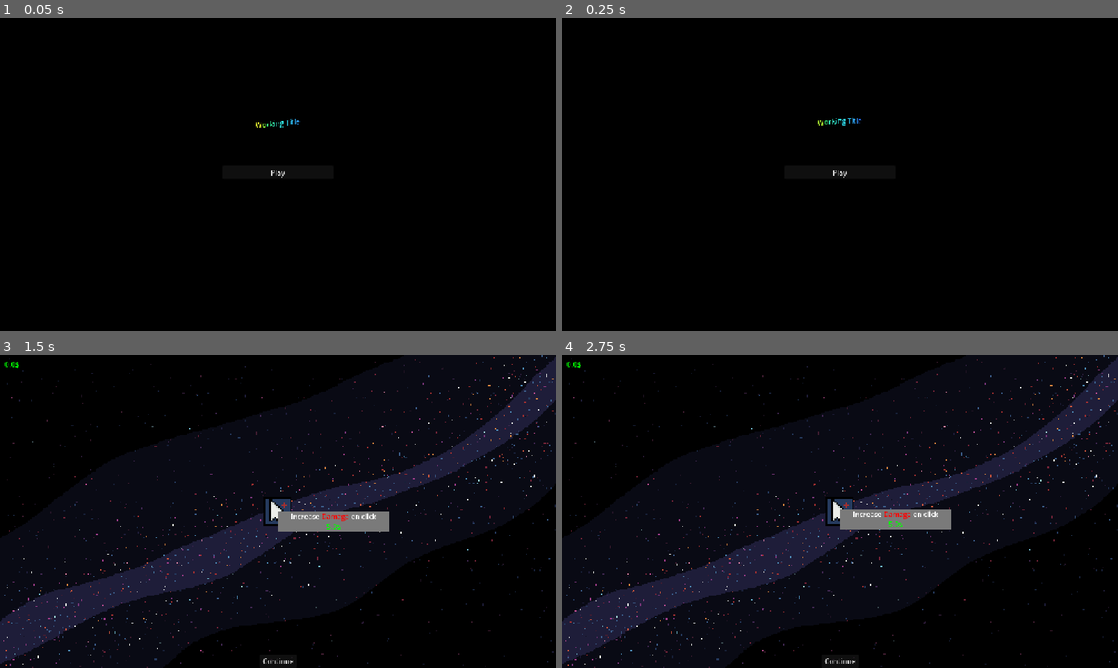
Above: before the commit, frames 1-4 (two rows, left to right).
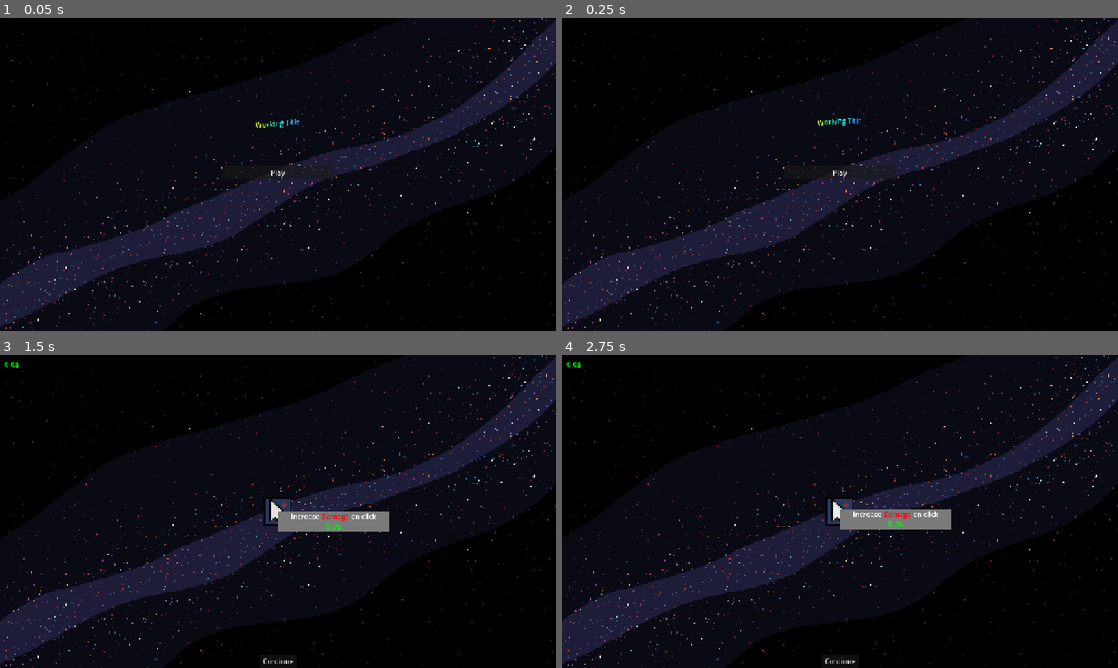
Above: after the commit, the same moments.

Repository: wespd/ball-fighter
Game: Godot game, scene res://Scenes/main_menu.tscn
Two runs of this game, one before a commit and one after it. Both use one fixed random seed, a clock stepped at 60 frames per second and the inputs below.
Inputs (mouse positions are in pixels of both pictures, inside the frame that each line leads up to):
- Up to frame 1 (0.05 s): no input
- Up to frame 2 (0.25 s): no input
- Up to frame 3 (1.5 s): click "Play" at 0.5 s; click (278, 511) at 1.25 s
- Up to frame 4 (2.75 s): click "Play" at 2 s

The runs differ from the first frame. In frame 1, 12% of the frame differs, in the area x 0-100%, y 0-100%; in frame 2, 12%; in frame 3, less than 0.1%; in frame 4, nothing differs.

Commit message:
MORE AUDIO

Diff:
--- a/Scenes/enemy_death.tscn
+++ b/Scenes/enemy_death.tscn
@@ -2,6 +2,7 @@
 
 [ext_resource type="Texture2D" uid="uid://dhf76eda4dvro" path="res://Sprites/Ball_death_animation.png" id="1_x1jjj"]
 [ext_resource type="Script" uid="uid://c44awxukjkiuq" path="res://Scripts/player_death.gd" id="2_kg0ev"]
+[ext_resource type="AudioStream" uid="uid://c484pc0hd6c25" path="res://sfx/Death.wav" id="3_jlttn"]
 
 [sub_resource type="AtlasTexture" id="AtlasTexture_kg0ev"]
 atlas = ExtResource("1_x1jjj")
@@ -102,3 +103,7 @@
 frame = 11
 frame_progress = 1.0
 script = ExtResource("2_kg0ev")
+
+[node name="AudioStreamPlayer" type="AudioStreamPlayer" parent="." unique_id=1793666811]
+stream = ExtResource("3_jlttn")
+autoplay = true
--- a/Scenes/main_menu.tscn
+++ b/Scenes/main_menu.tscn
@@ -1,17 +1,11 @@
 [gd_scene format=3 uid="uid://bt1apyetmb8t4"]
 
 [ext_resource type="Script" uid="uid://cermkwjth8tnn" path="res://Scripts/main_menu.gd" id="1_28flt"]
+[ext_resource type="Texture2D" uid="uid://bwngmxtvl01s2" path="res://Sprites/Background_static.png" id="2_1ehe0"]
+[ext_resource type="AudioStream" uid="uid://c0x52pq83dcxr" path="res://sfx/Click.wav" id="3_ce3w2"]
 
 [node name="MainMenu" type="CanvasLayer" unique_id=261460060]
 script = ExtResource("1_28flt")
-
-[node name="ColorRect" type="ColorRect" parent="." unique_id=492817327]
-anchors_preset = 15
-anchor_right = 1.0
-anchor_bottom = 1.0
-grow_horizontal = 2
-grow_vertical = 2
-color = Color(0, 0, 0, 1)
 
 [node name="VBoxContainer" type="VBoxContainer" parent="." unique_id=132902323]
 anchors_preset = -1
@@ -36,3 +30,17 @@
 [node name="Button" type="Button" parent="VBoxContainer" unique_id=1742522436]
 layout_mode = 2
 text = "Play"
+
+[node name="Background" type="TextureRect" parent="." unique_id=1271381345]
+z_index = -1
+z_as_relative = false
+anchors_preset = 15
+anchor_right = 1.0
+anchor_bottom = 1.0
+grow_horizontal = 2
+grow_vertical = 2
+mouse_filter = 2
+texture = ExtResource("2_1ehe0")
+
+[node name="AudioStreamPlayer" type="AudioStreamPlayer" parent="." unique_id=1374909065]
+stream = ExtResource("3_ce3w2")
--- a/Scenes/player_death.tscn
+++ b/Scenes/player_death.tscn
@@ -2,6 +2,7 @@
 
 [ext_resource type="Texture2D" uid="uid://dhf76eda4dvro" path="res://Sprites/Ball_death_animation.png" id="1_cb3vf"]
 [ext_resource type="Script" uid="uid://c44awxukjkiuq" path="res://Scripts/player_death.gd" id="2_t3bym"]
+[ext_resource type="AudioStream" uid="uid://283yoaxnte8m" path="res://sfx/Death1.wav" id="3_udbln"]
 
 [sub_resource type="AtlasTexture" id="AtlasTexture_t3bym"]
 atlas = ExtResource("1_cb3vf")
@@ -102,3 +103,7 @@
 frame = 11
 frame_progress = 1.0
 script = ExtResource("2_t3bym")
+
+[node name="AudioStreamPlayer" type="AudioStreamPlayer" parent="." unique_id=1437635984]
+stream = ExtResource("3_udbln")
+autoplay = true
--- a/Scenes/round_over_box.tscn
+++ b/Scenes/round_over_box.tscn
@@ -2,6 +2,7 @@
 
 [ext_resource type="Script" uid="uid://dxjx8f2un6x6u" path="res://Scripts/round_over_box.gd" id="1_wmeji"]
 [ext_resource type="Texture2D" uid="uid://bwngmxtvl01s2" path="res://Sprites/Background_static.png" id="2_8lxrr"]
+[ext_resource type="AudioStream" uid="uid://c0x52pq83dcxr" path="res://sfx/Click.wav" id="3_ypr55"]
 
 [node name="RoundOverBox" type="CanvasLayer" unique_id=1940377697]
 process_mode = 3
@@ -72,3 +73,6 @@
 grow_vertical = 2
 mouse_filter = 2
 texture = ExtResource("2_8lxrr")
+
+[node name="AudioStreamPlayer" type="AudioStreamPlayer" parent="." unique_id=1117081270]
+stream = ExtResource("3_ypr55")
--- a/Scenes/void_peg.tscn
+++ b/Scenes/void_peg.tscn
@@ -14,6 +14,7 @@
 script = ExtResource("1_08ald")
 
 [node name="Sprite2D" type="Sprite2D" parent="." unique_id=765799976]
+z_index = -1
 texture = SubResource("AtlasTexture_ry1xu")
 
 [node name="CollisionShape2D" type="CollisionShape2D" parent="." unique_id=1921035279]
--- a/Scripts/UpgradeMenu/upgrade_menu.gd
+++ b/Scripts/UpgradeMenu/upgrade_menu.gd
@@ -3,6 +3,10 @@
 @onready var item_description = $ItemDescription
 @onready var next_level = $NextLevel
 @onready var fx_player = $FXPlayer
+const UPGRADE = preload("uid://o6knacpw3rt1")
+const CLICK = preload("uid://c0x52pq83dcxr")
+const CANT_PURCHASE = preload("uid://ckpsl88cegmyr")
+var tweener
 
 func _ready():
 	hide()
@@ -27,14 +31,28 @@
 func _attempt_buy_upgrade(button : UpgradeButton):
 	if button.can_buy_upgrade():
 		button.buy_upgarde()
+		fx_player.volume_db = 0.0
+		fx_player.stream = UPGRADE
 		fx_player.pitch_scale = randf_range(0.8,1.2)
 		fx_player.play()
 		print("Bought upgrade")
 		_on_upgrade_button_hovered(button)
 	else:
+		var tweener := get_tree().create_tween()
+		button.modulate = Color(1.0, 0.398, 0.329, 1.0)
+		tweener.tween_property(button, "modulate", Color(1.0, 1.0, 1.0, 1.0), 0.2)
 		print("can't buy!")
+		fx_player.volume_db = -10.0
+		fx_player.stream = CANT_PURCHASE
+		fx_player.pitch_scale = randf_range(0.8,1.2)
+		fx_player.play()
 
 func _next_level_button_pressed():
+
+	fx_player.volume_db = 10.0
+	fx_player.stream = CLICK
+	fx_player.pitch_scale = randf_range(0.8,1.2)
+	fx_player.play()
 	print("hiding")
 	hide()
 	get_tree().paused = false
--- a/Scripts/ball.gd
+++ b/Scripts/ball.gd
@@ -9,6 +9,7 @@
 const BOUNCE = preload("uid://b4jk1dnmkp701")
 const CLICK_DAMAGE = preload("uid://du34lqtrhwsk0")
 const BLIP = preload("uid://b60g3mcviu0ja")
+const DEATH = preload("uid://c484pc0hd6c25")
 
 
 @export var speed : float = 300
@@ -85,14 +86,17 @@
 	damage_effect.emitting = true
 	damage_effect.finished.connect(destroy_effect.bind(damage_effect))
 	current_health -= damage
-	UpgradeGlobals.get_money(int(damage) / 10.0, position)
 	if current_health <= 0:
+		UpgradeGlobals.get_money(int(damage + 25) / 10.0 , position)
 		on_death()
+	else:
+		UpgradeGlobals.get_money(int(damage) / 10.0, position)
 
 func destroy_effect(effect):
 	effect.queue_free()
 
 func on_death():
+	audio_stream_player.volume_db = 0
 	sprite_2d.visible = false
 	UpgradeGlobals.kills_this_round += 1
 	died.emit()
--- a/Scripts/main_menu.gd
+++ b/Scripts/main_menu.gd
@@ -1,9 +1,11 @@
 extends CanvasLayer
 
 @onready var button = $VBoxContainer/Button
+@onready var audio_stream_player = $AudioStreamPlayer
 
 func _ready():
 	button.pressed.connect(_on_start_button_pressed)
 
 func _on_start_button_pressed():
+	audio_stream_player.play()
 	UpgradeMenu.show()
--- a/Scripts/round_over_box.gd
+++ b/Scripts/round_over_box.gd
@@ -4,6 +4,8 @@
 @onready var kills_label = $ColorRect/VBoxContainer/KillsLabel
 @onready var round_status_label = $ColorRect/VBoxContainer/RoundStatusLabel
 @onready var continue_button = $ColorRect/VBoxContainer/ContinueButton
+
+@onready var audio_stream_player = $AudioStreamPlayer
 
 func _ready():
 	continue_button.pressed.connect(_continue_button_pressed)
@@ -19,6 +21,7 @@
 
 
 func _continue_button_pressed():
+	audio_stream_player.play()
 	print("continue button pressed")
 	hide()
 	UpgradeMenu.show()
--- a/Scripts/void_peg.gd
+++ b/Scripts/void_peg.gd
@@ -14,7 +14,7 @@
 	ball.is_stunned = true
 	var tweener := get_tree().create_tween()
 	tweener.tween_property(ball, "position", position, 0.4)
-	timer.start(1.0)
+	timer.start(3.0)
 
 
 func release_ball():
Not shown, added: Sprites/upgrade_sprite_sheet.png.import
Not shown, added: sfx/CantPurchase.wav.import
Not shown, added: sfx/Click.wav.import
Not shown, added: sfx/Death.wav.import
Not shown, added: sfx/Death1.wav.import
Not shown, added: Scenes/upgrade_menu.tscn10420311674.tmp
Not shown, added: Scenes/upgrade_menu.tscn10426091766.tmp
Not shown, added: sfx/CantPurchase.wav
Not shown, added: sfx/Click.wav
Not shown, added: sfx/Death.wav
Not shown, added: sfx/Death1.wav
